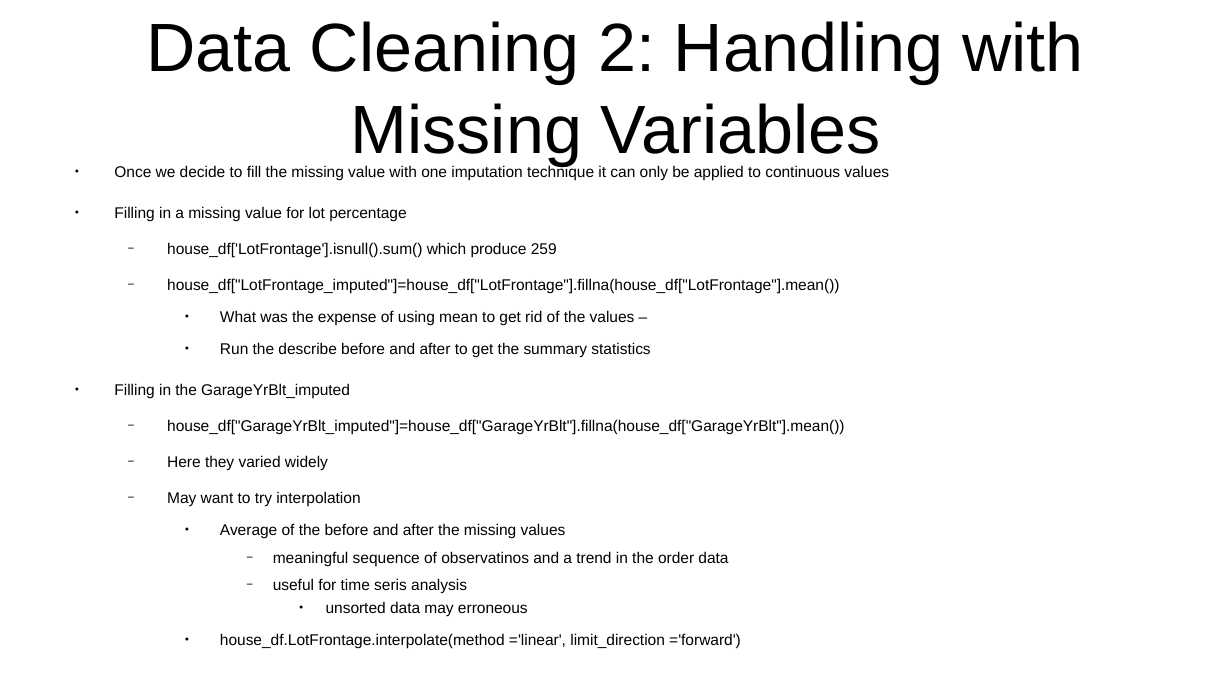
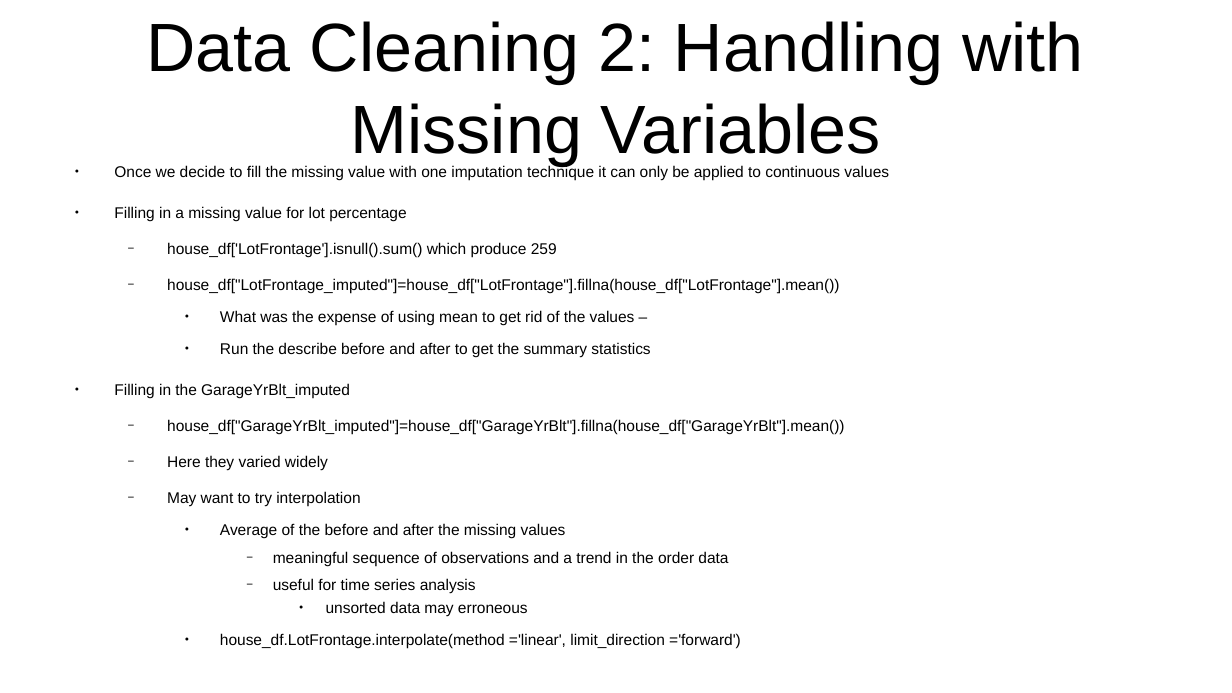
Before and after one commit to CharlesStockman/dataScience, a slide deck: slide 11 of magnimindAcademy/data_exploration/DataExploration.odp. Drawn at 1232x693 pixels with LibreOffice and Linux fonts; fonts in the diff are those of the drawing. Boxes give left, top, right and bottom in pixels: in the first picture for what was removed or moved away, otherwise in the second. Text is boxed around its words. In the diff, an @@ line names an element or a change of style, - is before the commit and + after.

```diff
--- a/magnimindAcademy/data_exploration/DataExploration.odp
+++ b/magnimindAcademy/data_exploration/DataExploration.odp
@@ text at (273,551,728,594): text changed @@
-      − meaningful sequence of observatinos and a trend in the order data
-      − useful for time seris analysis
+      − meaningful sequence of observations and a trend in the order data
+      − useful for time series analysis
```
Also in this commit, not shown: 5 other slides changed, 5 other files.
